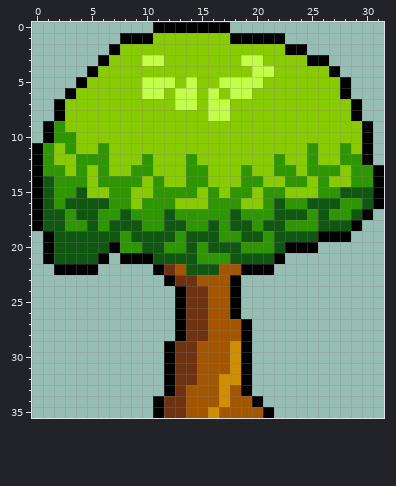
File history of a pixel-art sprite, assets/img/arbres/Arbre0.png. Above, as it was before the edit.
The file is 224x252 pixels, drawn in blocks of 7x7; one block is one cell here.
After:
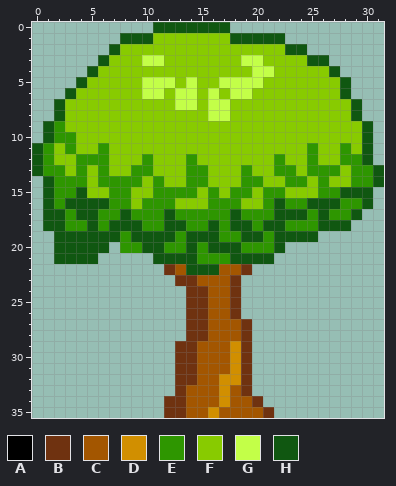
Palette (. is transparent): A #000000  B #6f3210  C #a35600  D #d18f00  E #2e9600  F #88cb00  G #c3ff48  H #105711
Edits made:
Colour A gives way to colour B in row 22 at x 19; in rows 23 to 26 at x 18; in rows 27 to 33 at x 19; in row 34 at x 20; in row 35 at x 21.
Colour A gives way to colour H in row 0 at x 11 to 17; in row 1 at x 8 to 10 and 18 to 22; in row 2 at x 7 and 23 to 24; in row 3 at x 6 and 25 to 26; in row 4 at x 5 and 27; in row 5 at x 4 and 28.
Colour A gives way to colour H in row 6 at x 3 and 28; in rows 7 to 8 at x 2 and 29; in rows 9 to 10 at x 1 and 30; in rows 11 to 12 at x 0 and 30; in row 13 at x 0 and 31; in row 14 at x 31.
Colour A is gone in row 14 at x 0; in rows 15 to 16 at x 0 and 31; in row 17 at x 0 and 30; in row 18 at x 0 and 29; in row 19 at x 1 and 26 to 28; in row 20 at x 1, 7 and 23 to 25.
Colour A is gone in row 21 at x 1, 6, 8 to 10 and 22; in row 22 at x 2 to 5, 11 and 20 to 21; in row 23 at x 12; in rows 24 to 28 at x 13; in rows 29 to 33 at x 12; in rows 34 to 35 at x 11.
